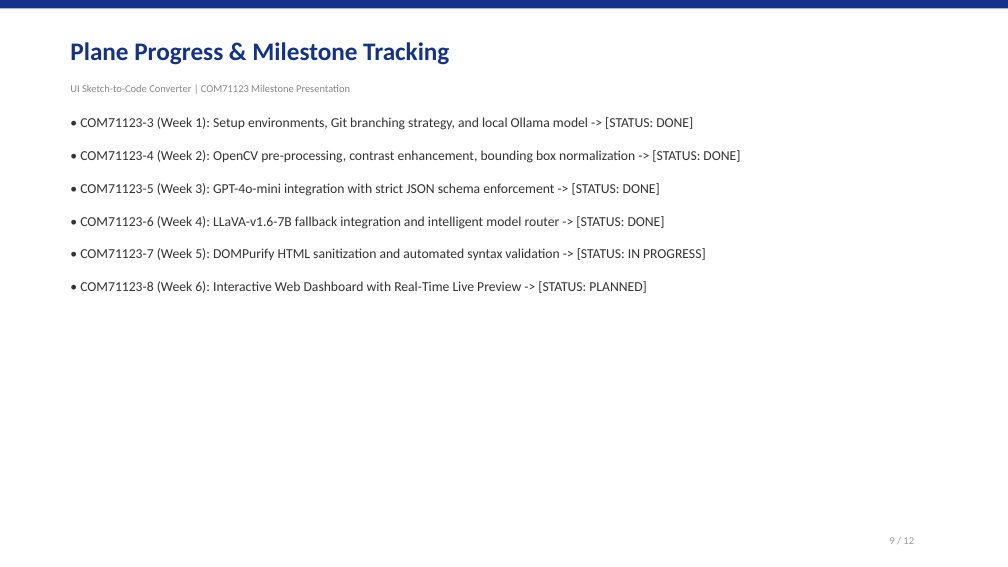
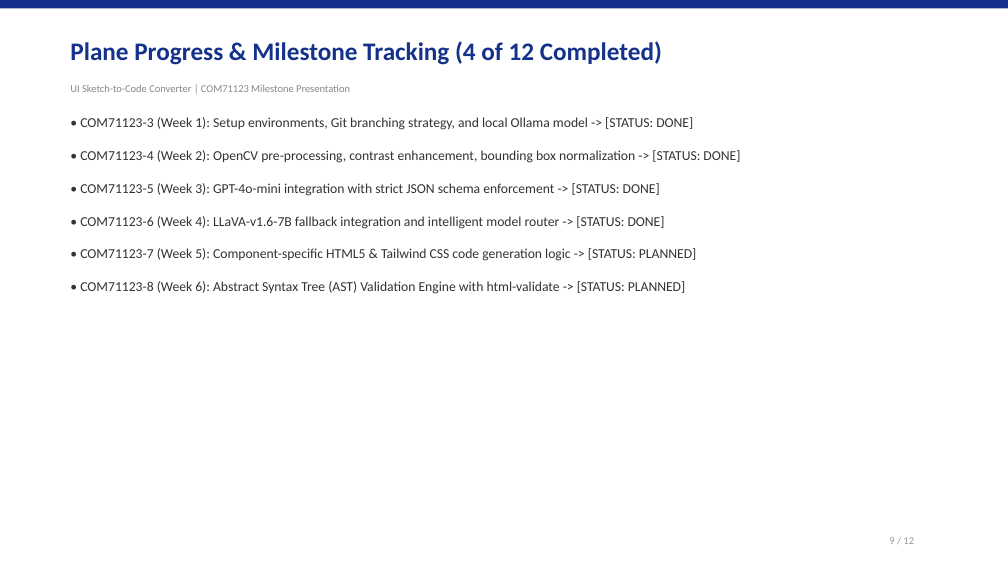
Before and after one commit to arun160420/ui-sketch-to-code, a slide deck: slide 9 of UI_Sketch_to_Code_Presentation.pptx. Drawn at 1008x567 pixels with LibreOffice and Linux fonts; fonts in the diff are those of the drawing. Boxes give left, top, right and bottom in pixels: in the first picture for what was removed or moved away, otherwise in the second. Text is boxed around its words. In the diff, an @@ line names an element or a change of style, - is before the commit and + after.

```diff
--- a/UI_Sketch_to_Code_Presentation.pptx
+++ b/UI_Sketch_to_Code_Presentation.pptx
@@ text at box(70, 41, 662, 65): text changed @@
-Plane Progress & Milestone Tracking
+Plane Progress & Milestone Tracking (4 of 12 Completed)
@@ text at box(80, 117, 740, 294): text changed @@
-• COM71123-3 (Week 1): Setup environments, Git branching strategy, and local Ollama model -> [STATUS: DONE]
-• COM71123-4 (Week 2): OpenCV pre-processing, contrast enhancement, bounding box normalization -> [STATUS: DONE]
-• COM71123-5 (Week 3): GPT-4o-mini integration with strict JSON schema enforcement -> [STATUS: DONE]
-• COM71123-6 (Week 4): LLaVA-v1.6-7B fallback integration and intelligent model router -> [STATUS: DONE]
-• COM71123-7 (Week 5): DOMPurify HTML sanitization and automated syntax validation -> [STATUS: IN PROGRESS]
-• COM71123-8 (Week 6): Interactive Web Dashboard with Real-Time Live Preview -> [STATUS: PLANNED]
+• COM71123-3 (Week 1): Setup environments, Git branching strategy, and local Ollama model -> [STATUS: DONE]
+• COM71123-4 (Week 2): OpenCV pre-processing, contrast enhancement, bounding box normalization -> [STATUS: DONE]
+• COM71123-5 (Week 3): GPT-4o-mini integration with strict JSON schema enforcement -> [STATUS: DONE]
+• COM71123-6 (Week 4): LLaVA-v1.6-7B fallback integration and intelligent model router -> [STATUS: DONE]
+• COM71123-7 (Week 5): Component-specific HTML5 & Tailwind CSS code generation logic -> [STATUS: PLANNED]
+• COM71123-8 (Week 6): Abstract Syntax Tree (AST) Validation Engine with html-validate -> [STATUS: PLANNED]
```
Also in this commit, not shown: 3 other slides changed, 6 other files.
